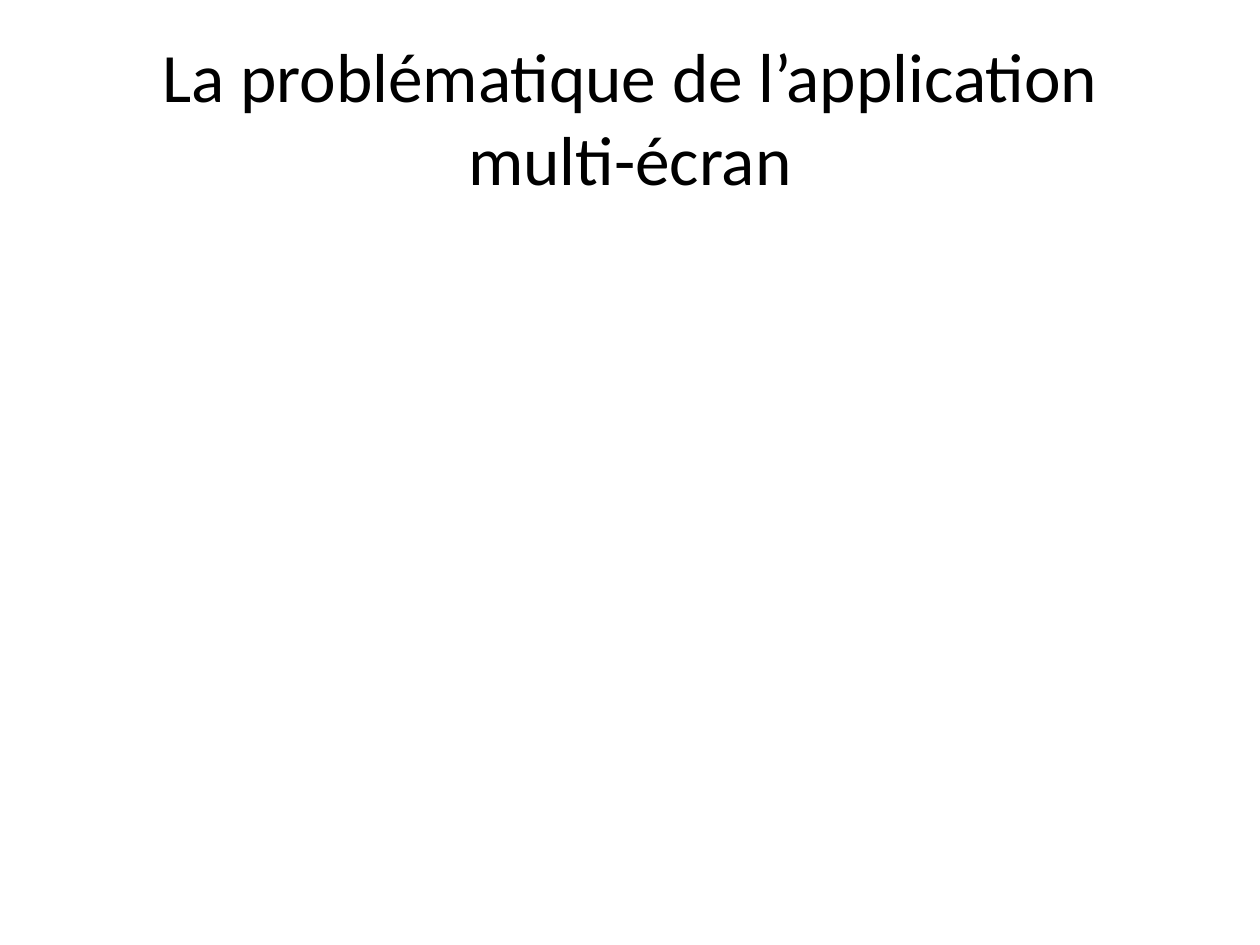
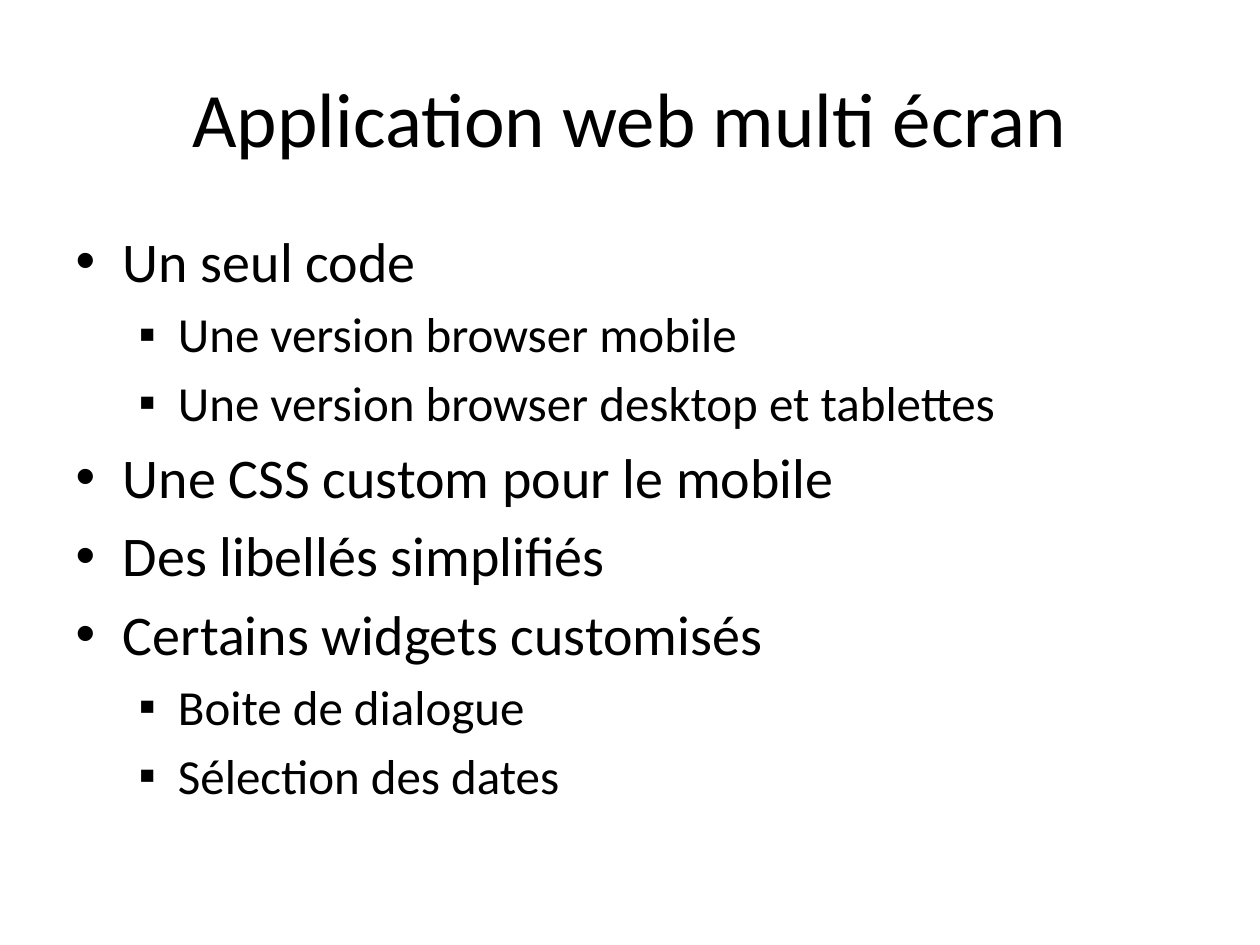
Before and after one commit to dbaeli/ez18n, a slide deck: slide 11 of ez18n-slides/ez18n_hands_on.pptx (slide 10 before the commit). Drawn at 1260x945 pixels with LibreOffice and Linux fonts; fonts in the diff are those of the drawing; background and template pictures are left out. Boxes give left, top, right and bottom in pixels: in the first picture for what was removed or moved away, otherwise in the second. Text is boxed around its words. In the diff, an @@ line names an element or a change of style, - is before the commit and + after.

```diff
--- a/ez18n-slides/ez18n_hands_on.pptx
+++ b/ez18n-slides/ez18n_hands_on.pptx
@@ title at (192,93,1066,160): text changed; size 39.6 to 44 pt @@
-La problématique de l’application multi-écran
+Application web multi écran
@@ text added at (123,243,995,795), 28 pt, text #000000 @@
+• Un seul code
+  ▪ Une version browser mobile
+  ▪ Une version browser desktop et tablettes
+• Une CSS custom pour le mobile
+• Des libellés simplifiés
+• Certains widgets customisés
+  ▪ Boite de dialogue
+  ▪ Sélection des dates
```
Also in this commit, not shown: 12 other slides changed, 4 slides added, 1 slide removed, 14 other files.
